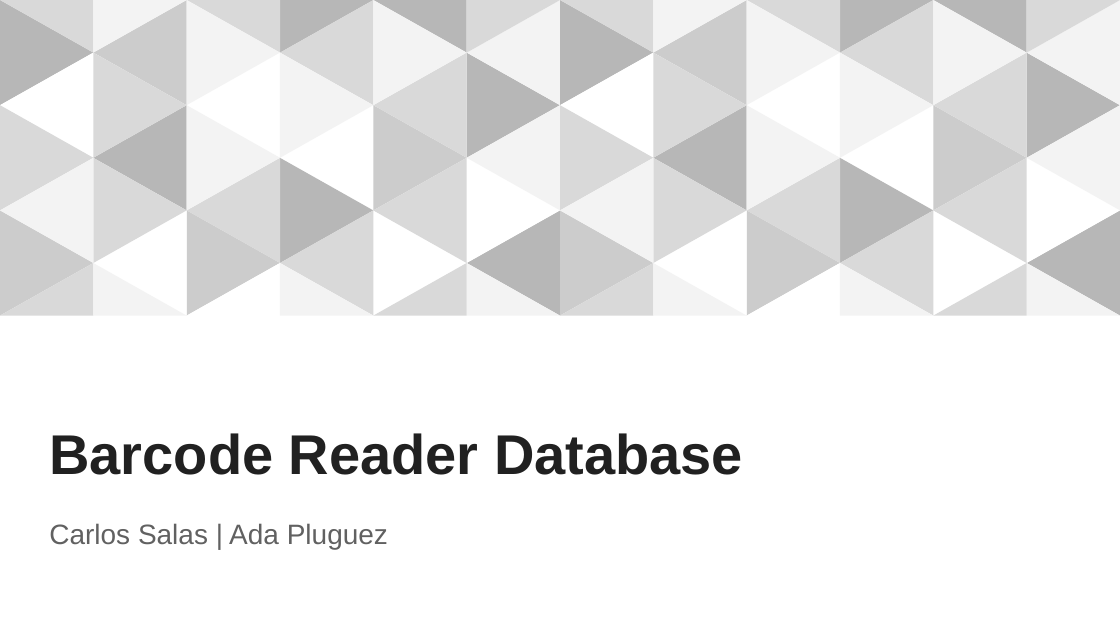
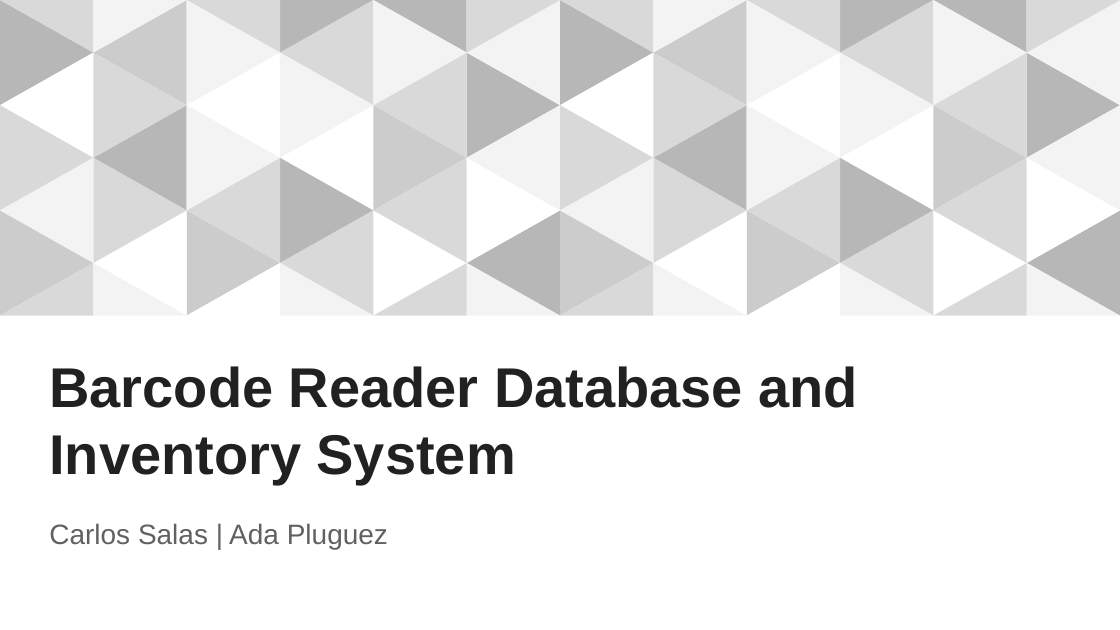
Before and after one commit to adaPlu/Barcode-Reader-CSE111, a slide deck: slide 1 of Barcode Reader Database.pptx. Drawn at 1120x630 pixels with LibreOffice and Linux fonts; fonts in the diff are those of the drawing. Boxes give left, top, right and bottom in pixels: in the first picture for what was removed or moved away, otherwise in the second. Text is boxed around its words. In the diff, an @@ line names an element or a change of style, - is before the commit and + after.

```diff
--- a/Barcode Reader Database.pptx
+++ b/Barcode Reader Database.pptx
@@ title at (x1=49, y1=366, x2=858, y2=484): text changed @@
-Barcode Reader Database
+Barcode Reader Database and Inventory System
```
Also in this commit, not shown: 2 other slides changed, 2 other files.
